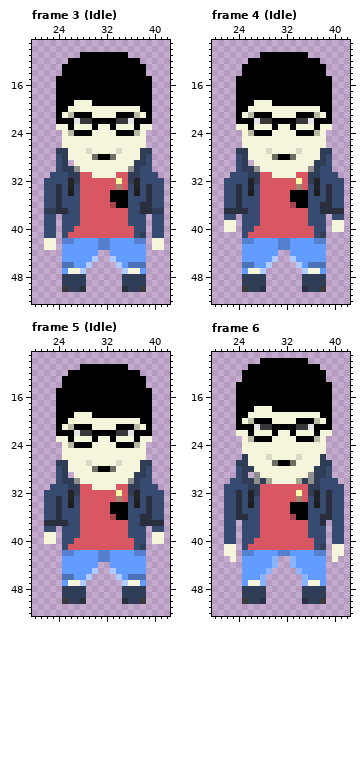
Pixel-art file, stored at Assets/beebois/freddy/freddy-idle.aseprite. Above, as it was before the edit.
64x64 pixels, 7 frames. Colours within 5 levels of each other are drawn and written as one. Shown: frame 3 (Idle): x 20..42, y 9..52; frame 4 (Idle): x 20..42, y 9..52; frame 5 (Idle): x 20..42, y 9..52; frame 6: x 20..42, y 9..52. The commit also changed other frames, which this record leaves out.
After:
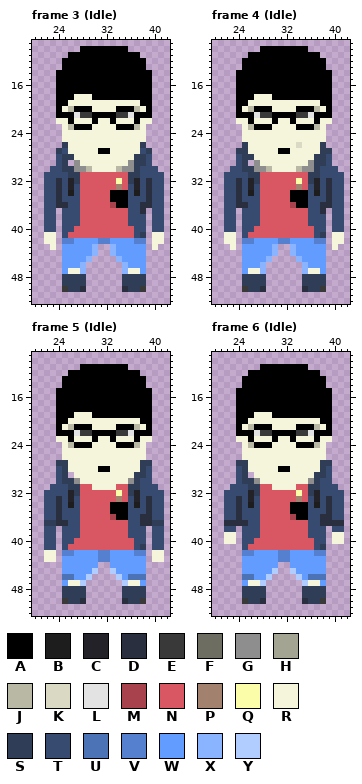
Palette (. is transparent): A #000000  B #1d1d1d  C #222228  D #292f3f  E #393939  F #6d6d62  G #8e8e8e  H #a4a493  J #b8b8a5  K #dadac4  L #e3e3e3  M #a8434d  N #d95763  P #a2816f  Q #fcfda9  R #f5f5dc  S #303d57  T #374a6f  U #4d73b7  V #5480cf  W #639cff  X #8ab4ff  Y #b1cdff
What changed:
Frame 3 (Idle):
y 10: x 28..35 ........ -> AAAAAAAA
y 11: x 26..27 .. -> AA; x 36..37 .. -> AA
y 12: x 25 . -> A; x 38 . -> A
y 14: x 24 . -> A; x 39 . -> A
y 18: x 27..29 AAA -> RRR
y 19: x 26 A -> R; x 30..37 AAAAAAAA -> RRRRRRRR
y 20: x 25..29 ARRRR -> RJAAA; x 34..38 RRRRA -> AAAJR
y 21: x 25..38 RJAAARRRRAAAJR -> AALEEAAAAEELAA
y 22: x 24..25 AA -> RR; x 27..29 LEE -> RRR; x 31..32 AA -> RR; x 34..36 EEL -> RRR; x 38..39 AA -> RR
y 23: x 24 R -> .; x 26..30 ARRRA -> JAAAR; x 33..37 ARRRA -> RAAAJ; x 39 R -> .
y 24: x 26..29 JAAA -> RRRR; x 34..37 AAAJ -> RRRR
y 26: x 25 R -> S; x 38 R -> S
y 27: x 25 S -> T; x 29 K -> R; x 31..32 RR -> AA; x 34 K -> R; x 38 S -> T
y 28: x 26 R -> S; x 30..33 FAAF -> RRRR; x 37 R -> S
y 29: x 27 R -> G; x 36 R -> G
y 30: x 23 . -> T; x 28..29 RR -> GJ; x 34..35 RR -> JG; x 40 . -> T
y 31: x 22 . -> T; x 30..33 RRRR -> NNNN; x 41 . -> T
y 32: x 24 T -> D; x 39 T -> D
y 36: x 25 T -> D
y 37: x 22..25 SSDD -> TT.T; x 39..41 DSS -> .TT
y 41: x 22..23 TT -> RR; x 40..41 TT -> RR
y 43: x 22 R -> .; x 30..33 WVVW -> X..X; x 41 R -> .
y 44: x 30 W -> X; x 33 W -> X
y 45: x 29..30 WY -> X.; x 33..34 YW -> .X
y 46: x 25..26 UU -> WW; x 28..29 WY -> X.; x 34..38 YWUUU -> .XWWW
y 47: x 28 Y -> X; x 35 Y -> X
Frame 4 (Idle):
y 10: x 28..35 ........ -> AAAAAAAA
y 11: x 26..27 .. -> AA; x 36..37 .. -> AA
y 12: x 25 . -> A; x 38 . -> A
y 14: x 24 . -> A; x 39 . -> A
y 18: x 27..29 AAA -> RRR
y 19: x 26 A -> R; x 30..37 AAAAAAAA -> RRRRRRRR
y 20: x 25..29 ARRRR -> RJAAA; x 34..38 RRRRA -> AAAJR
y 21: x 25..38 RJAAARRRRAAAJR -> AALEEAAAAEELAA
y 22: x 24..25 AA -> RR; x 27..29 LEE -> RRR; x 31..32 AA -> RR; x 34..36 EEL -> RRR; x 38..39 AA -> RR
y 23: x 24 R -> .; x 26..30 ARRRA -> JAAAR; x 33..37 ARRRA -> RAAAJ; x 39 R -> .
y 24: x 26..29 JAAA -> RRRR; x 34..37 AAAJ -> RRRR
y 26: x 25 R -> S; x 34 R -> K; x 38 R -> S
y 27: x 29 K -> R; x 31..32 RR -> AA; x 34 K -> R
y 28: x 26 R -> S; x 30..33 FAAF -> RRRR; x 37 R -> S
y 29: x 27 R -> G; x 36 R -> G
y 30: x 23 . -> T; x 28..29 RR -> GJ; x 34..35 RR -> JG; x 40 . -> T
y 31: x 22 . -> T; x 30..33 RRRR -> NNNN; x 41 . -> T
y 32: x 24 T -> D; x 39 T -> D
y 36: x 25 T -> D
y 37: x 22..25 DDDD -> TT.T; x 39..41 DDD -> .TT
y 39..40: x 22..23 RR -> TT; x 40..41 RR -> TT
y 41..42: x 22..23 .. -> RR; x 40..41 .. -> RR
y 43: x 23 . -> R; x 30..33 WVVW -> X..X; x 40 . -> R
y 44: x 30 W -> X; x 33 W -> X
y 45: x 29..30 WY -> X.; x 33..34 YW -> .X
y 46: x 25..26 UU -> WW; x 28..29 WY -> X.; x 34..38 YWUUU -> .XWWW
y 47: x 28 Y -> X; x 35 Y -> X
Frame 5 (Idle), layers "Face", "Arms":
y 27: x 29 K -> R; x 34 K -> R
y 28: x 30 F -> R; x 33 F -> R
y 37: x 22..23 DD -> SS; x 40..41 DD -> SS
y 39..40: x 22..23 RR -> TT; x 40..41 RR -> TT
y 41: x 22..23 .. -> TT; x 40..41 .. -> TT
y 42..43: x 22..23 .. -> RR; x 40..41 .. -> RR
Frame 6 (Idle):
y 10: x 28..35 AAAAAAAA -> ........
y 11: x 26..27 AA -> ..; x 36..37 AA -> ..
y 12: x 25 A -> .; x 38 A -> .
y 14: x 24 A -> .; x 39 A -> .
y 18: x 27..29 RRR -> AAA
y 19: x 26 R -> A; x 30..37 RRRRRRRR -> AAAAAAAA
y 20: x 25..29 RJAAA -> ARRRR; x 34..38 AAAJR -> RRRRA
y 21: x 25..38 AALEEAAAAEELAA -> RJAAARRRRAAAJR
y 22: x 24..25 RR -> AA; x 27..29 RRR -> LEE; x 31..32 RR -> AA; x 34..36 RRR -> EEL; x 38..39 RR -> AA
y 23: x 24 . -> R; x 26..30 JAAAR -> ARRRA; x 33..37 RAAAJ -> ARRRA; x 39 . -> R
y 24: x 26..29 RRRR -> JAAA; x 34..37 RRRR -> AAAJ
y 26: x 25 S -> R; x 29 K -> R; x 34 K -> R; x 38 S -> R
y 27: x 30..33 FAAF -> RRRR
y 28: x 26 S -> R; x 31..32 RR -> AA; x 37 S -> R
y 29: x 27 G -> R; x 36 G -> R
y 30: x 23 T -> .; x 28..29 SH -> RR; x 34..35 HS -> RR; x 40 T -> .
y 31: x 22 T -> .; x 30..33 NNNN -> RRRR; x 41 T -> .
y 32: x 24 D -> T; x 39 D -> T
y 36: x 25 D -> T
y 37: x 22..25 TT.T -> DDDD; x 39..41 .TT -> DDD
y 39..40: x 22..23 TT -> RR; x 40..41 TT -> RR
y 41..42: x 22..23 RR -> ..; x 40..41 RR -> ..
y 43: x 23 R -> .; x 30..33 X..X -> WVVW; x 40 R -> .
y 44: x 30 X -> W; x 33 X -> W
y 45: x 29..30 X. -> WY; x 33..34 .X -> YW
y 46: x 25..26 WW -> UU; x 28..29 X. -> WY; x 34..38 .XWWW -> YWUUU
y 47: x 28 X -> Y; x 35 X -> Y
